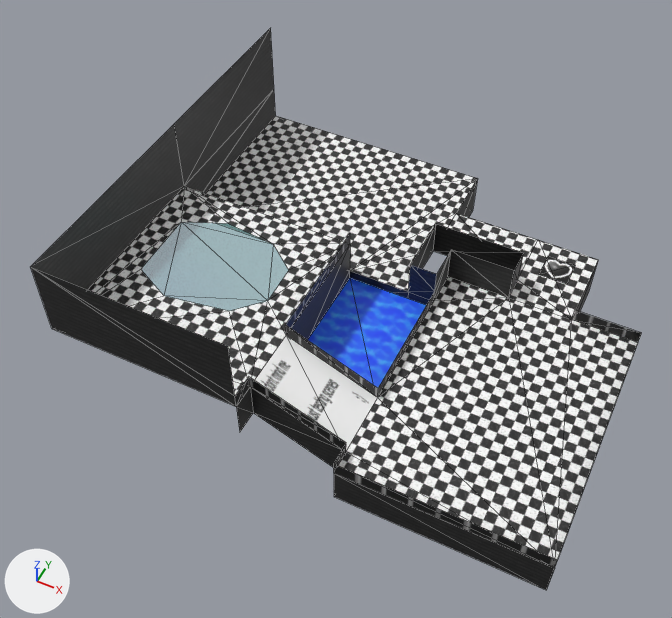
A saved change to the glTF model assets/models/testarea2.glb.
Camera for both pictures: a 50 mm camera at (41.6, -84.9, 83.8) aimed at (8.6, -18.8, 1.2). The axes (+X, +Y, +Z) are drawn at lower left. The lights are the same throughout. Mesh edges are drawn as thin lines. Vertices at the same position are counted once.
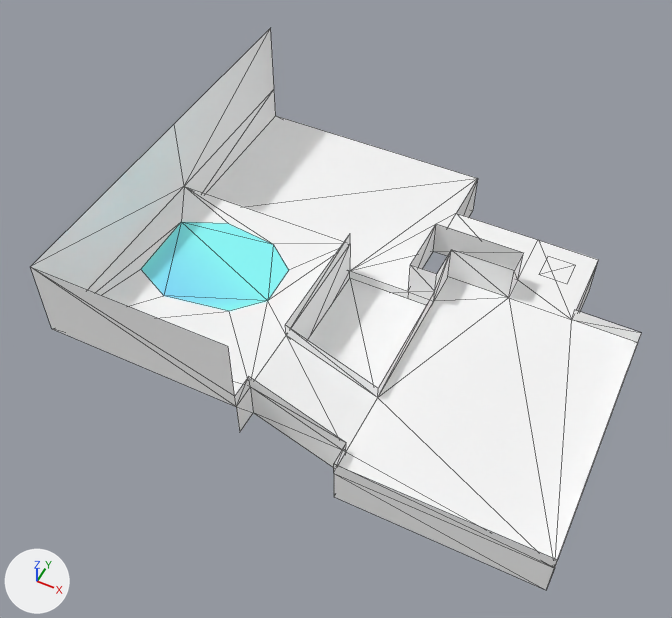
The newer file is also turned or shifted as a whole; pictures and numbers use the older file's frame.

Pixel boxes (x1, y1, x2, y2) of what changed, in the pictures (672 x 618 px):
part 1 of me_plane, recoloured
    both: (539, 257, 575, 284)
part 2 of me_plane, recoloured (grey to white)
    both: (88, 116, 638, 560)
part 3 of me_plane, recoloured (grey to white)
    both: (235, 235, 641, 568)
part 4 of me_plane, recoloured (blue to white)
    both: (308, 278, 427, 388)
part 5 of me_plane, recoloured (black to grey)
    both: (31, 28, 598, 590)
part 6 of me_plane, recoloured
    both: (255, 336, 377, 451)
part 7 of me_plane, recoloured (cyan)
    after: (141, 222, 289, 311)

The change, as a list of edits to the scene's bpy script:
```text
Add mat_f3dlite_material_008:
    mat_f3dlite_material_008 = bpy.data.materials.new('f3dlite_material.008')
    mat_f3dlite_material_008.use_nodes = True; mat_f3dlite_material_008.node_tree.nodes.clear()
    _N = mat_f3dlite_material_008.node_tree.nodes; _L = mat_f3dlite_material_008.node_tree.links
    n0 = _N.new('ShaderNodeBsdfPrincipled'); n0.name = 'Principled BSDF'
    n0.inputs[1].default_value = 1.0  # 'Metallic'
    n0.inputs[2].default_value = 1.0  # 'Roughness'
    n1 = _N.new('ShaderNodeOutputMaterial'); n1.name = 'Material Output'
    n2 = _N.new('ShaderNodeVertexColor'); n2.name = 'Color Attribute'
    _L.new(n0.outputs[0], n1.inputs[0])  # 'BSDF' to 'Surface'
    _L.new(n2.outputs[0], n0.inputs[0])  # 'Color' to 'Base Color'
Add mat_f3dlite_material_005:
    mat_f3dlite_material_005 = bpy.data.materials.new('f3dlite_material.005')
    mat_f3dlite_material_005.use_nodes = True; mat_f3dlite_material_005.node_tree.nodes.clear()
    _N = mat_f3dlite_material_005.node_tree.nodes; _L = mat_f3dlite_material_005.node_tree.links
    n0 = _N.new('ShaderNodeBsdfPrincipled'); n0.name = 'Principled BSDF'
    n0.inputs[1].default_value = 1.0  # 'Metallic'
    n0.inputs[2].default_value = 1.0  # 'Roughness'
    n1 = _N.new('ShaderNodeOutputMaterial'); n1.name = 'Material Output'
    n2 = _N.new('ShaderNodeVertexColor'); n2.name = 'Color Attribute'
    _L.new(n0.outputs[0], n1.inputs[0])  # 'BSDF' to 'Surface'
    _L.new(n2.outputs[0], n0.inputs[0])  # 'Color' to 'Base Color'
Add mat_f3dlite_material_007:
    mat_f3dlite_material_007 = bpy.data.materials.new('f3dlite_material.007')
    mat_f3dlite_material_007.use_nodes = True; mat_f3dlite_material_007.node_tree.nodes.clear()
    _N = mat_f3dlite_material_007.node_tree.nodes; _L = mat_f3dlite_material_007.node_tree.links
    n0 = _N.new('ShaderNodeBsdfPrincipled'); n0.name = 'Principled BSDF'
    n0.inputs[1].default_value = 1.0  # 'Metallic'
    n0.inputs[2].default_value = 1.0  # 'Roughness'
    n1 = _N.new('ShaderNodeOutputMaterial'); n1.name = 'Material Output'
    n2 = _N.new('ShaderNodeVertexColor'); n2.name = 'Color Attribute'
    _L.new(n0.outputs[0], n1.inputs[0])  # 'BSDF' to 'Surface'
    _L.new(n2.outputs[0], n0.inputs[0])  # 'Color' to 'Base Color'
Add mat_f3dlite_material_004:
    mat_f3dlite_material_004 = bpy.data.materials.new('f3dlite_material.004')
    mat_f3dlite_material_004.use_nodes = True; mat_f3dlite_material_004.node_tree.nodes.clear()
    _N = mat_f3dlite_material_004.node_tree.nodes; _L = mat_f3dlite_material_004.node_tree.links
    n0 = _N.new('ShaderNodeBsdfPrincipled'); n0.name = 'Principled BSDF'
    n0.inputs[1].default_value = 1.0  # 'Metallic'
    n0.inputs[2].default_value = 1.0  # 'Roughness'
    n1 = _N.new('ShaderNodeOutputMaterial'); n1.name = 'Material Output'
    n2 = _N.new('ShaderNodeVertexColor'); n2.name = 'Color Attribute'
    _L.new(n0.outputs[0], n1.inputs[0])  # 'BSDF' to 'Surface'
    _L.new(n2.outputs[0], n0.inputs[0])  # 'Color' to 'Base Color'
Add mat_f3dlite_material_009:
    mat_f3dlite_material_009 = bpy.data.materials.new('f3dlite_material.009')
    mat_f3dlite_material_009.use_nodes = True; mat_f3dlite_material_009.node_tree.nodes.clear()
    _N = mat_f3dlite_material_009.node_tree.nodes; _L = mat_f3dlite_material_009.node_tree.links
    n0 = _N.new('ShaderNodeBsdfPrincipled'); n0.name = 'Principled BSDF'
    n0.inputs[1].default_value = 1.0  # 'Metallic'
    n0.inputs[2].default_value = 1.0  # 'Roughness'
    n1 = _N.new('ShaderNodeOutputMaterial'); n1.name = 'Material Output'
    n2 = _N.new('ShaderNodeVertexColor'); n2.name = 'Color Attribute'
    _L.new(n0.outputs[0], n1.inputs[0])  # 'BSDF' to 'Surface'
    _L.new(n2.outputs[0], n0.inputs[0])  # 'Color' to 'Base Color'
Add mat_f3dlite_material:
    mat_f3dlite_material = bpy.data.materials.new('f3dlite_material')
    mat_f3dlite_material.use_nodes = True; mat_f3dlite_material.node_tree.nodes.clear()
    _N = mat_f3dlite_material.node_tree.nodes; _L = mat_f3dlite_material.node_tree.links
    n0 = _N.new('ShaderNodeBsdfPrincipled'); n0.name = 'Principled BSDF'
    n0.inputs[1].default_value = 1.0  # 'Metallic'
    n0.inputs[2].default_value = 1.0  # 'Roughness'
    n1 = _N.new('ShaderNodeOutputMaterial'); n1.name = 'Material Output'
    n2 = _N.new('ShaderNodeVertexColor'); n2.name = 'Color Attribute'
    _L.new(n0.outputs[0], n1.inputs[0])  # 'BSDF' to 'Surface'
    _L.new(n2.outputs[0], n0.inputs[0])  # 'Color' to 'Base Color'
Add mat_f3dlite_material_006:
    mat_f3dlite_material_006 = bpy.data.materials.new('f3dlite_material.006')
    mat_f3dlite_material_006.use_nodes = True; mat_f3dlite_material_006.node_tree.nodes.clear()
    _N = mat_f3dlite_material_006.node_tree.nodes; _L = mat_f3dlite_material_006.node_tree.links
    n0 = _N.new('ShaderNodeBsdfPrincipled'); n0.name = 'Principled BSDF'
    n0.inputs[1].default_value = 1.0  # 'Metallic'
    n0.inputs[2].default_value = 1.0  # 'Roughness'
    n1 = _N.new('ShaderNodeOutputMaterial'); n1.name = 'Material Output'
    n2 = _N.new('ShaderNodeVertexColor'); n2.name = 'Color Attribute'
    _L.new(n0.outputs[0], n1.inputs[0])  # 'BSDF' to 'Surface'
    _L.new(n2.outputs[0], n0.inputs[0])  # 'Color' to 'Base Color'
Change me_plane:
    where me_plane.from_pydata(...)  # 82 vertices, 123 faces; spans x -42.7..16.3, y -4.5..46.4, z -5.9..14.6
    me_plane part 1: all 2 faces that had it switch from mat_arrow to mat_f3dlite_material_004
    me_plane part 2: all 34 faces that had it switch from mat_floor to mat_f3dlite_material_005
    me_plane part 3: all 18 faces that had it switch from mat_fence to mat_f3dlite_material_006
    me_plane part 4: all 3 faces that had it switch from mat_water to mat_f3dlite_material_007
    me_plane part 5: all 58 faces that had it switch from mat_wall to mat_f3dlite_material_008
    me_plane part 6: all 2 faces that had it switch from mat_bridge to mat_f3dlite_material_009
    me_plane part 7: all 6 faces that had it switch from mat_glass to mat_f3dlite_material
```
